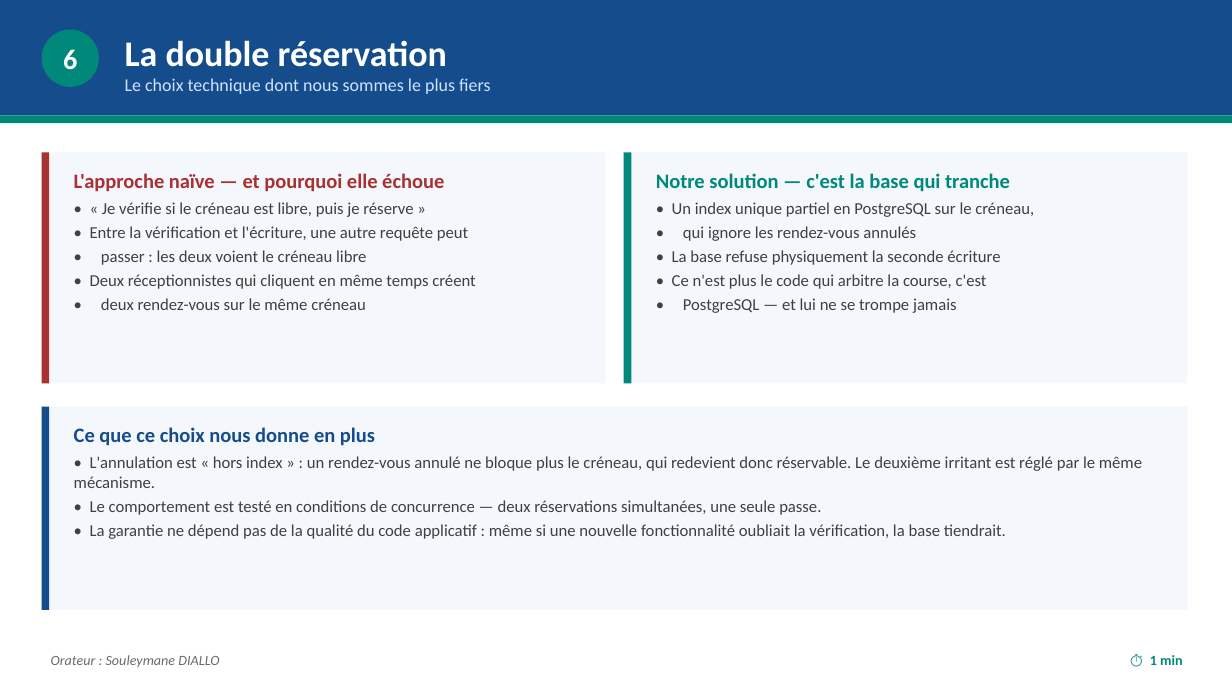
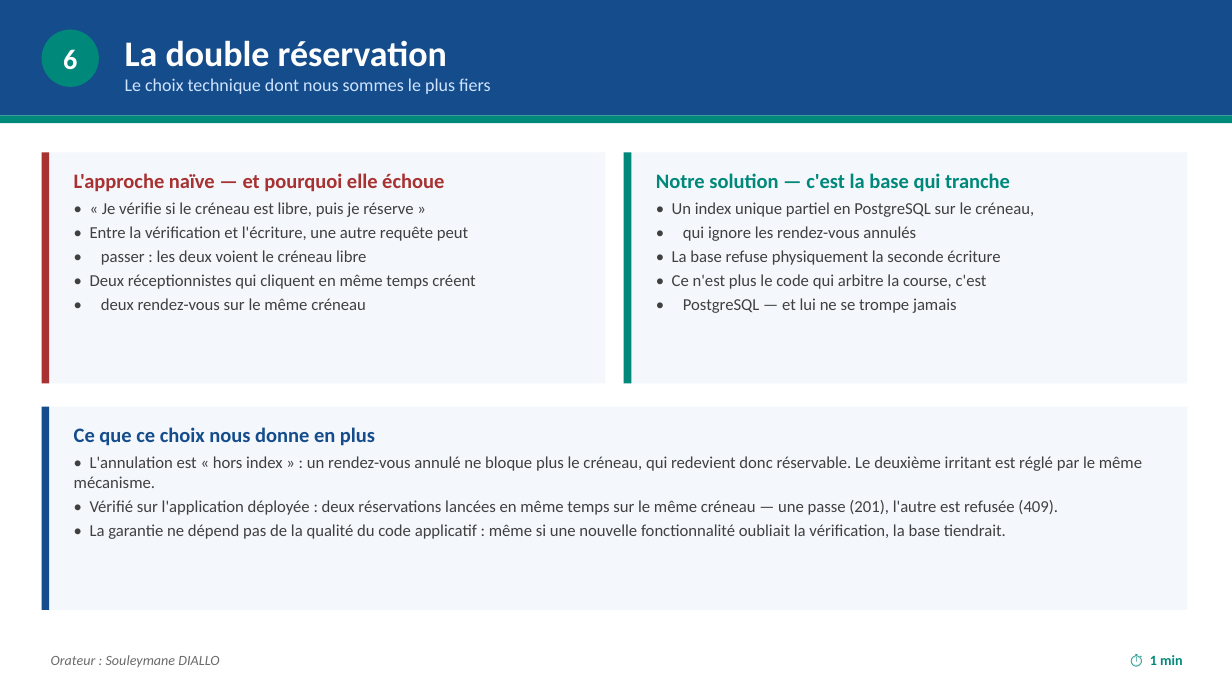
Before and after one commit to soultaka19/mediplan, a slide deck: slide 7 of docs/presentation/MediPlan-Presentation-Finale.pptx. Drawn at 1232x693 pixels with LibreOffice and Linux fonts; fonts in the diff are those of the drawing. Boxes give left, top, right and bottom in pixels: in the first picture for what was removed or moved away, otherwise in the second. Text is boxed around its words. In the diff, an @@ line names an element or a change of style, - is before the commit and + after.

```diff
--- a/docs/presentation/MediPlan-Presentation-Finale.pptx
+++ b/docs/presentation/MediPlan-Presentation-Finale.pptx
@@ text at (90,500,1058,515): text changed @@
-• Le comportement est testé en conditions de concurrence — deux réservations simultanées, une seule passe.
+• Vérifié sur l'application déployée : deux réservations lancées en même temps sur le même créneau — une passe (201), l'autre est refusée (409).
```
Also in this commit, not shown: 2 other slides changed, 4 other files.
